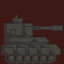
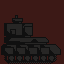
Two versions of the same layered image (64×64). Layer-by-layer changes:
painted on "Clipboard" over box(1, 15, 61, 64)
removed layer "Pasted Layer" over box(17, 25, 63, 31)
